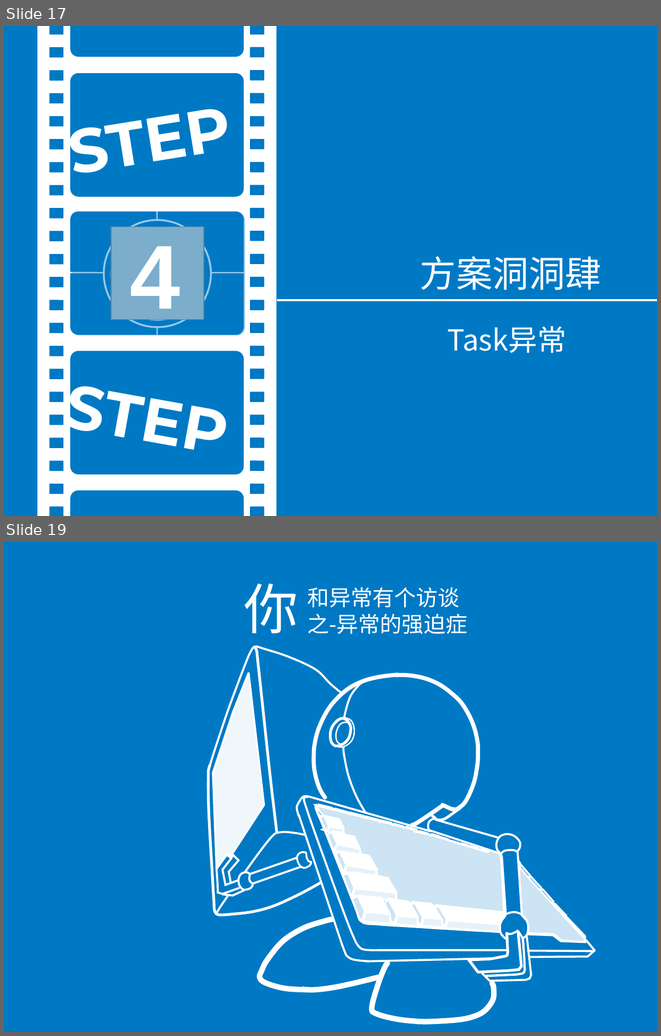
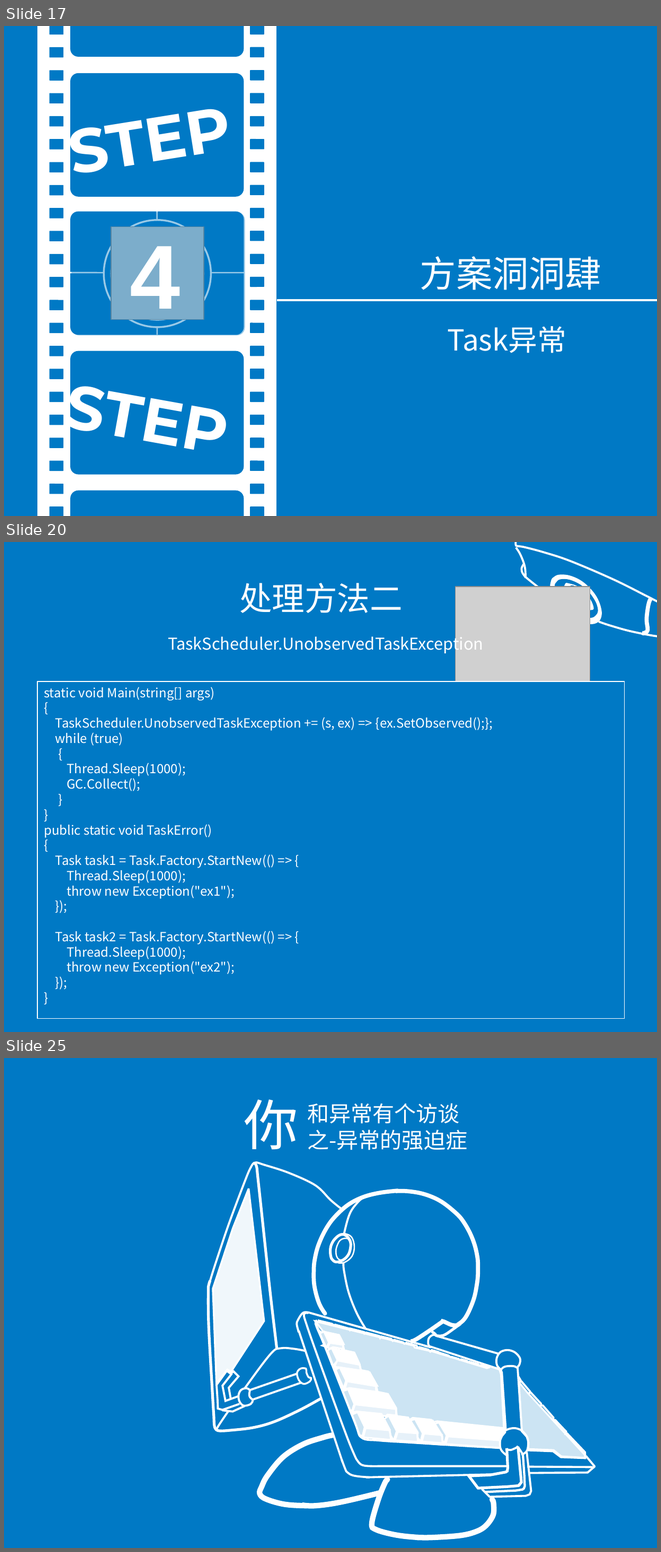
Before and after one commit to fuhaih/MyDiary, a slide deck: ppt/exception.ppt. Shown one above the other, each under a label of ours: slides 17 and 19 before the commit, slides 17, 20 and 25 after it; the slides between them are not shown. The pictures are 661x1036 and 661x1552 pixels, drawn with LibreOffice and Linux fonts; fonts in the diff are those of the drawing; grey boxes stand for pictures. Boxes give left, top, right and bottom in pixels: in the first picture for what was removed or moved away, otherwise in the second. Text is boxed around its words. In the diff, an @@ line names an element or a change of style, - is before the commit and + after.

```diff
--- a/ppt/exception.ppt
+++ b/ppt/exception.ppt
@@ slide 20 added at (4,542,657,1032), background #0079C5 @@
@@ freeform shape added at (515,542,657,609), outline #FFFFFF 2.24 pt @@
@@ freeform shape added at (516,548,526,579), outline #FFFFFF 2.24 pt @@
@@ freeform shape added at (599,542,657,637), outline #FFFFFF 2.24 pt @@
@@ freeform shape added at (521,564,555,599), outline #FFFFFF 2.24 pt @@
@@ text added at (239,583,403,613), 36 pt, text #FFFFFF @@
+处理方法二
@@ picture added at (455,587,590,702) @@
@@ freeform shape added at (550,575,601,624), fill #FFFFFF, outline #FFFFFF 2.01 pt @@
@@ freeform shape added at (555,580,597,617), fill #0079C5, outline #0079C5 2.01 pt @@
@@ freeform shape added at (564,582,593,610), fill #FFFFFF @@
@@ freeform shape added at (569,585,590,606), fill #0079C5 @@
@@ freeform shape added at (642,598,651,633), outline #FFFFFF 4.51 pt @@
@@ text added at (168,633,483,654), 18 pt, text #FFFFFF @@
+TaskScheduler.UnobservedTaskException
@@ rectangle added at (37,681,624,1018), fill #0079C5, outline #FFFFFF 0.74 pt, 14 pt, text #FFFFFF @@
+static void Main(string[] args)
+{
+TaskScheduler.UnobservedTaskException += (s, ex) => {ex.SetObserved();};
+while (true)
+{
+Thread.Sleep(1000);
+GC.Collect();
+}
+}
+public static void TaskError()
+{
+Task task1 = Task.Factory.StartNew(() => {
+Thread.Sleep(1000);
+throw new Exception("ex1");
+});
+Task task2 = Task.Factory.StartNew(() => {
+Thread.Sleep(1000);
+throw new Exception("ex2");
+});
+}
@@ what was slide 19 is now slide 25 @@
```
Also in this commit, not shown: 4 slides changed, 7 other slides added, 2 slides removed, 1 other file.
